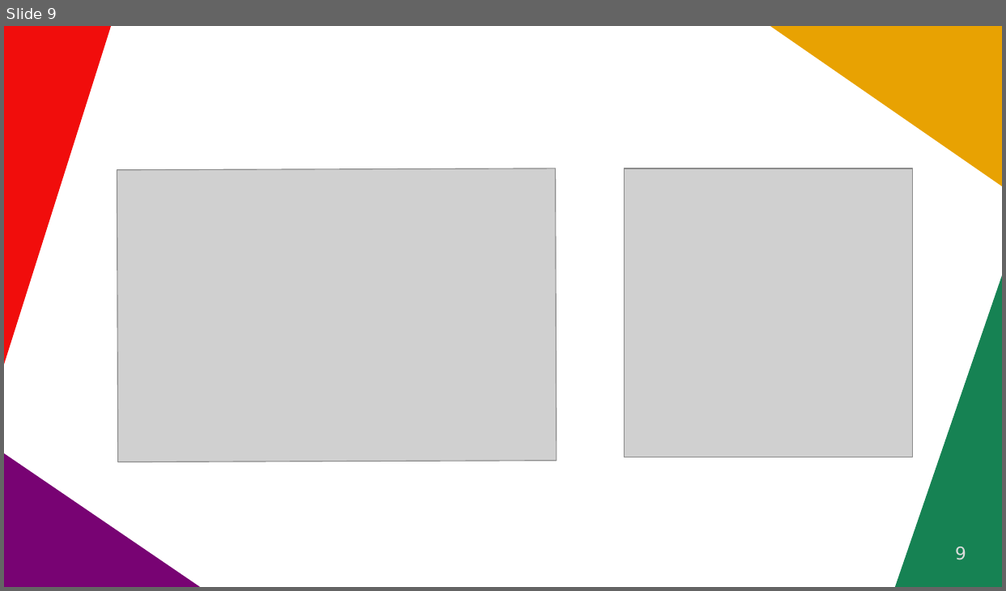
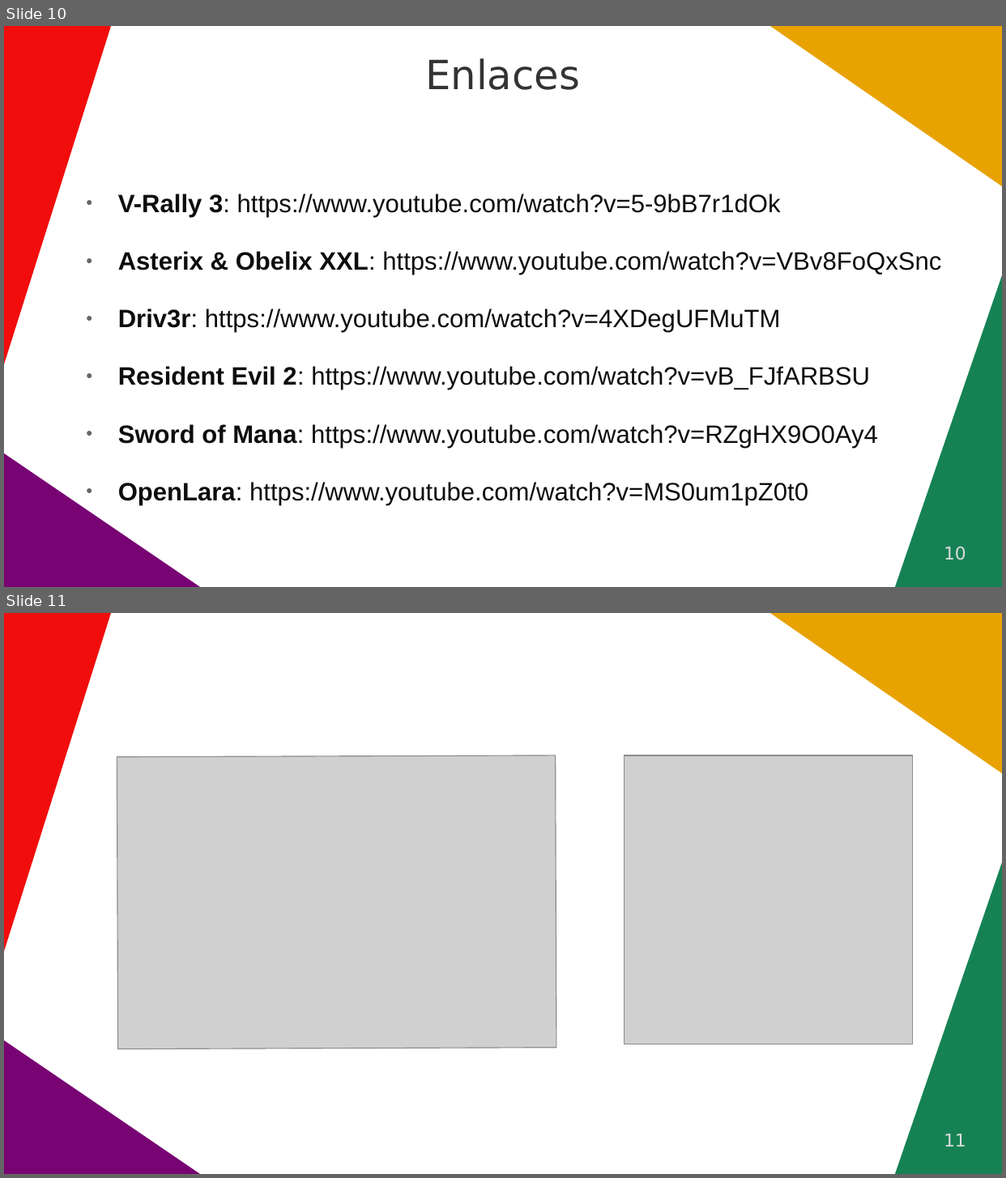
Before and after one commit to chrmargra/gba-development, a slide deck: Guides/Presentation.odp. Shown one above the other, each under a label of ours: slide 9 before the commit, slides 10 and 11 after it. The pictures are 1006x591 and 1006x1178 pixels, drawn with LibreOffice and Linux fonts; fonts in the diff are those of the drawing; grey boxes stand for pictures. Boxes give left, top, right and bottom in pixels: in the first picture for what was removed or moved away, otherwise in the second. Text is boxed around its words. In the diff, an @@ line names an element or a change of style, - is before the commit and + after.

```diff
--- a/Guides/Presentation.odp
+++ b/Guides/Presentation.odp
@@ slide 10 added at (x1=4, y1=26, x2=1002, y2=587), background #FFFFFF; not listed: 4 template elements that a slide beside it also shows @@
@@ title added at (x1=425, y1=58, x2=580, y2=90), 32 pt, text #333333 @@
+Enlaces
@@ text added at (x1=118, y1=194, x2=941, y2=506), 20 pt, text #0D0D0D @@
+● V-Rally 3: https://www.youtube.com/watch?v=5-9bB7r1dOk
+● Asterix & Obelix XXL: https://www.youtube.com/watch?v=VBv8FoQxSnc
+● Driv3r: https://www.youtube.com/watch?v=4XDegUFMuTM
+● Resident Evil 2: https://www.youtube.com/watch?v=vB_FJfARBSU
+● Sword of Mana: https://www.youtube.com/watch?v=RZgHX9O0Ay4
+● OpenLara: https://www.youtube.com/watch?v=MS0um1pZ0t0
@@ page number added at (x1=944, y1=547, x2=966, y2=561), 14 pt, text #DDDDDD @@
+10
@@ what was slide 9 is now slide 11 @@
@@ page number at (x1=944, y1=1134, x2=966, y2=1147): text changed @@
-9
+11
```
Also in this commit, not shown: 4 slides changed, 2 other slides added.
